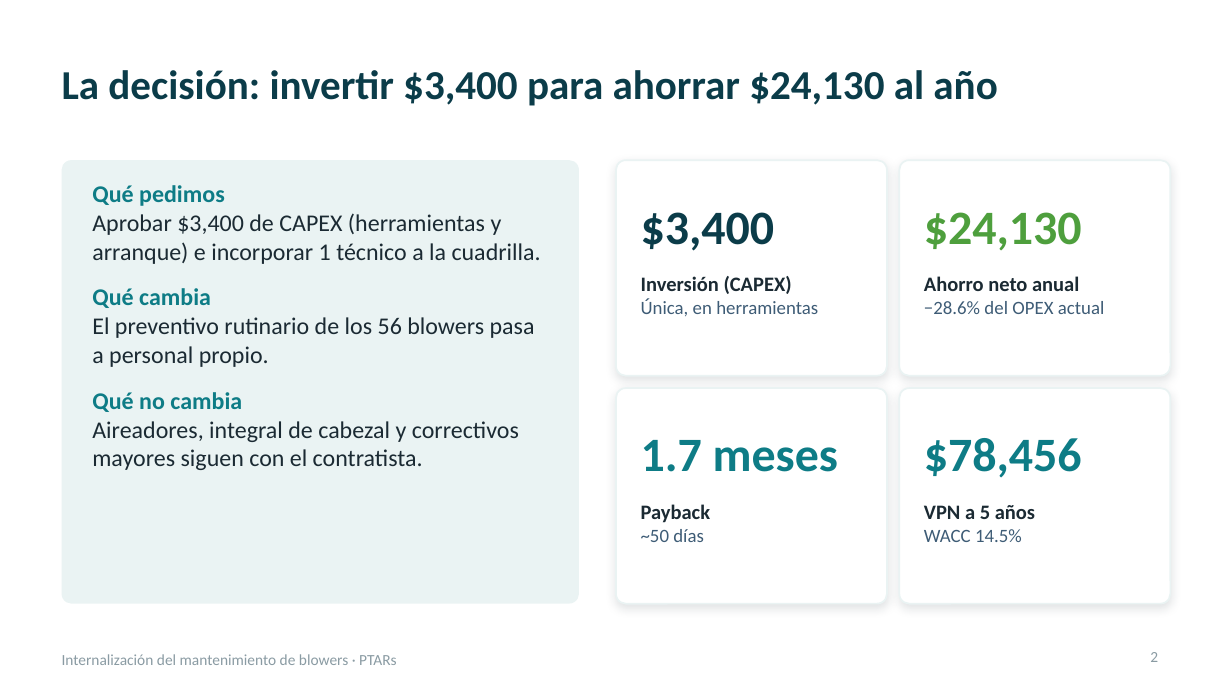
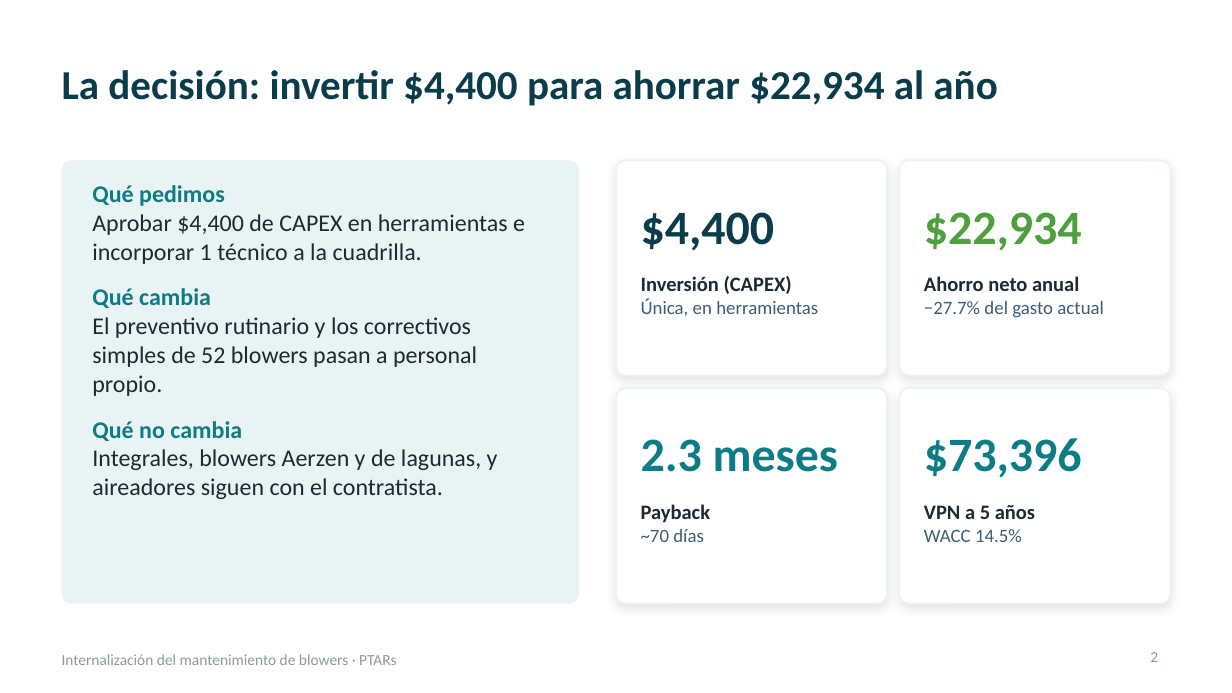
Before and after one commit to jjsamcar/Codigo-IA, a slide deck: slide 2 of presentaciones/Blowers_PTARs_Resumen_Gerencia.pptx. Drawn at 1232x693 pixels with LibreOffice and Linux fonts; fonts in the diff are those of the drawing. Boxes give left, top, right and bottom in pixels: in the first picture for what was removed or moved away, otherwise in the second. Text is boxed around its words. In the diff, an @@ line names an element or a change of style, - is before the commit and + after.

```diff
--- a/presentaciones/Blowers_PTARs_Resumen_Gerencia.pptx
+++ b/presentaciones/Blowers_PTARs_Resumen_Gerencia.pptx
@@ title at box(62, 70, 997, 106): text changed @@
-La decisión: invertir $3,400 para ahorrar $24,130 al año
+La decisión: invertir $4,400 para ahorrar $22,934 al año
@@ text at box(92, 214, 525, 264): text changed @@
-Aprobar $3,400 de CAPEX (herramientas y arranque) e incorporar 1 técnico a la cuadrilla.
+Aprobar $4,400 de CAPEX en herramientas e incorporar 1 técnico a la cuadrilla.
@@ text at box(641, 212, 775, 251): text changed @@
-$3,400
+$4,400
@@ text at box(924, 212, 1082, 250): text changed @@
-$24,130
+$22,934
@@ text at box(92, 317, 477, 396): text changed @@
-El preventivo rutinario de los 56 blowers pasa a personal propio.
+El preventivo rutinario y los correctivos simples de 52 blowers pasan a personal propio.
@@ text at box(924, 301, 1104, 317): text changed @@
-−28.6% del OPEX actual
+−27.7% del gasto actual
@@ text at box(92, 449, 498, 499): text changed @@
-Aireadores, integral de cabezal y correctivos mayores siguen con el contratista.
+Integrales, blowers Aerzen y de lagunas, y aireadores siguen con el contratista.
@@ text at box(641, 439, 838, 472): text changed @@
-1.7 meses
+2.3 meses
@@ text at box(924, 438, 1082, 478): text changed @@
-$78,456
+$73,396
@@ text at box(641, 529, 704, 542): text changed @@
-~50 días
+~70 días
```
Also in this commit, not shown: 11 other slides changed, 2 slides added.
